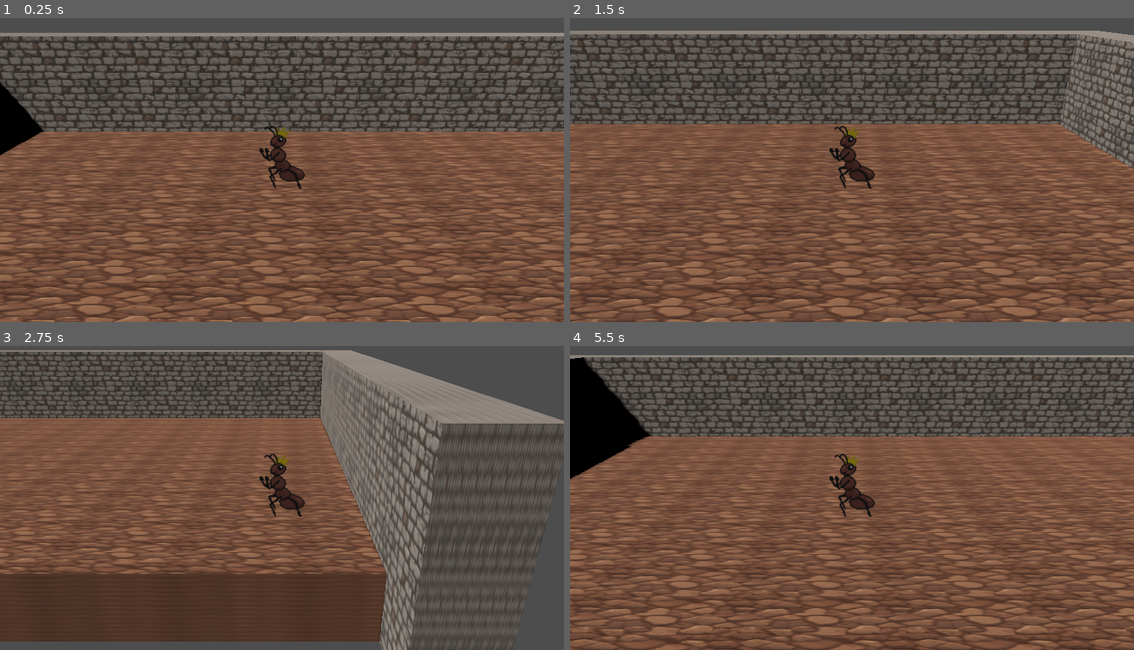
Above: before the commit, frames 1-4 (two rows, left to right).
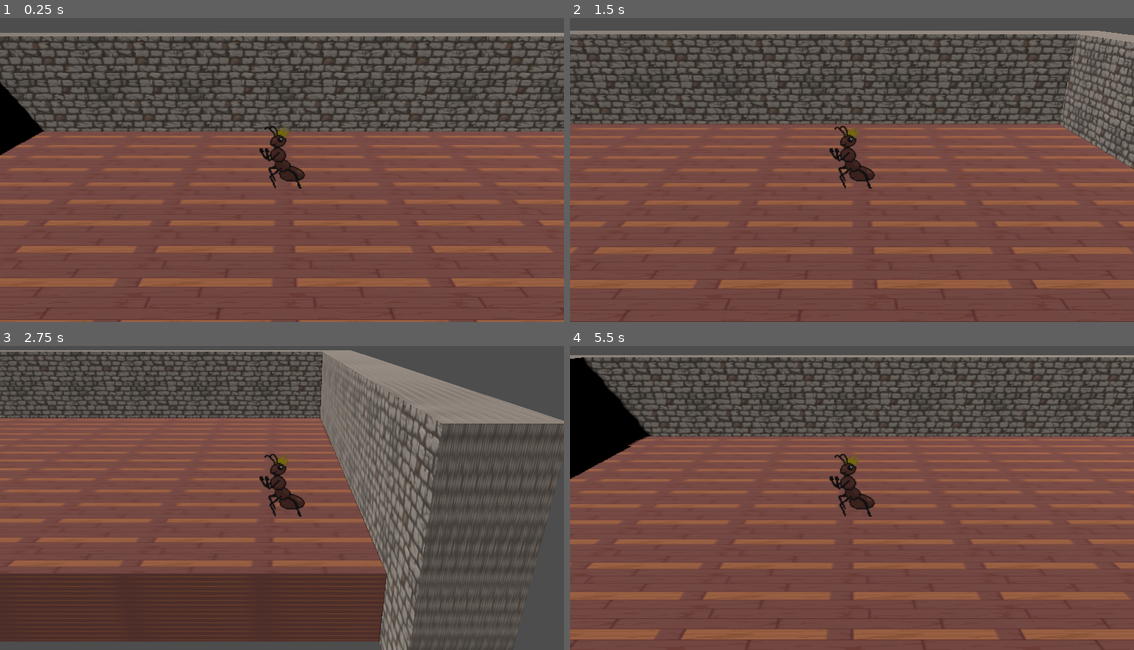
Above: after the commit, the same moments.

Repository: OsmanAlec/Anterric
Game: Godot game, scene res://scenes/world.tscn
Same seed, same stepped clock (60 frames per second), same inputs: the game is played once before the commit and once after it. This scene is started directly instead of the project's main scene.
Inputs:
- Up to frame 1 (0.25 s): no input
- Up to frame 2 (1.5 s): tap Enter at 0.5 s; hold Right (ui_right) 0.53-1.28 s; hold Down (ui_down) from 1.28 s (still down)
- Up to frame 3 (2.75 s): release Down (ui_down) at 2.03 s; hold Right (ui_right) from 2.03 s (still down)
- Up to frame 4 (5.5 s): release Right (ui_right) at 2.78 s; hold Up (ui_up) 2.78-3.53 s; hold Left (ui_left) 3.53-5.03 s; hold Down (ui_down) from 5.03 s (still down)

The runs differ from the first frame. In frame 1, 20% of the frame differs, in the area x 0-100%, y 37-100%; in frame 2, 20%; in frame 3, 8.3%; in frame 4, 22%, in the area x 0-100%, y 29-100%.

Commit message:
floor

Diff:
--- a/placeholder/scenes/world.tscn
+++ b/placeholder/scenes/world.tscn
@@ -1,7 +1,7 @@
 [gd_scene load_steps=15 format=3 uid="uid://bnap8k663i18w"]
 
 [ext_resource type="PackedScene" uid="uid://b1bfg04b8ycqf" path="res://scenes/player.tscn" id="1_svnxm"]
-[ext_resource type="Texture2D" uid="uid://d232cvmchwfha" path="res://art/tilesets/dirty_1.png" id="2_a0hjt"]
+[ext_resource type="Texture2D" uid="uid://ddd17h2bfhi8e" path="res://art/tilesets/UntitledArtwork1.png" id="2_k6vu1"]
 [ext_resource type="Texture2D" uid="uid://bd46qvdc72pl7" path="res://art/tilesets/cobblestone_3.png" id="3_mje5e"]
 
 [sub_resource type="BoxShape3D" id="BoxShape3D_pmusy"]
@@ -11,7 +11,7 @@
 size = Vector3(32, 2, 18)
 
 [sub_resource type="StandardMaterial3D" id="StandardMaterial3D_2ja1w"]
-albedo_texture = ExtResource("2_a0hjt")
+albedo_texture = ExtResource("2_k6vu1")
 uv1_scale = Vector3(30, 30, 60)
 
 [sub_resource type="BoxShape3D" id="BoxShape3D_kx5yf"]
Binary file added: placeholder/art/tilesets/UntitledArtwork1.png
Not shown, added: placeholder/art/tilesets/UntitledArtwork1.png.import
